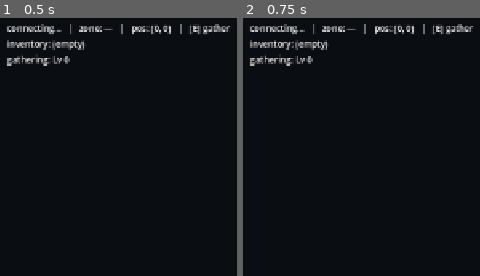
Above: before the commit, frames 1-2 (left to right).
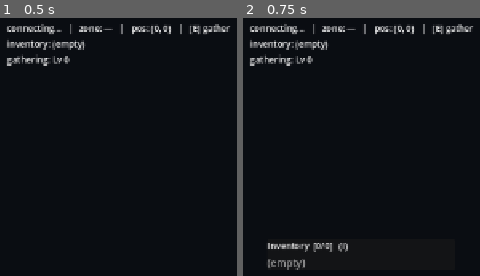
Above: after the commit, the same moments.

Repository: motagota/JESMMO
Game: Godot game, scene res://Main.tscn
Same seed, same stepped clock (60 frames per second), same inputs: the game is played once before the commit and once after it.
Inputs:
- Up to frame 1 (0.5 s): no input
- Up to frame 2 (0.75 s): tap Enter at 0.5 s; hold D from 0.53 s (still down); tap I at 0.6 s

Frame 1 is identical in both runs. In frame 2, 1.0% of the frame differs, in the area x 10-45%, y 87-98%.

Commit message:
Client: inventory panel + drag/drop storage (#8 follow-up)
#8 shipped a HUD text line and button-only deposit/withdraw; its issue also
called for a proper inventory panel and drag/drop. This adds both:

- ui/DraggableItem.gd: a drag source carrying {item_id, qty, source} with a
  drag preview.
- ui/ItemDropZone.gd: a drop target that accepts items by source (deposit vs
  withdraw) and re-emits a typed signal.
- ui/Inventory.gd: a dedicated carried-inventory slot grid with carry usage,
  toggled with the I key and auto-shown near storage; itself a drop zone so a
  stored item dragged onto it withdraws.
- ui/Storage.gd: both columns are now drag/drop zones — drag carried→Stored to
  deposit, stored→Carried to withdraw — keeping the Deposit/Withdraw buttons as
  a fallback.
- Main.gd: instantiates the inventory panel, feeds it inv.update, and wires its
  withdraw drops to store.withdraw.

Parses/imports clean on Godot 4.4.

Co-Authored-By: Claude Opus 4.8 <noreply@anthropic.com>

Diff:
--- a/client_godot/Main.gd
+++ b/client_godot/Main.gd
@@ -16,6 +16,7 @@
 var _login: Login
 var _hud: Hud
 var _storage: StoragePanel
+var _inventory: InventoryPanel
 var _build: BuildPanel
 
 var _my_id := ""
@@ -41,6 +42,10 @@
 	_storage.visible = false
 	add_child(_storage)
 
+	_inventory = InventoryPanel.new()
+	_inventory.visible = false
+	add_child(_inventory)
+
 	_build = BuildPanel.new()
 	_build.visible = false
 	add_child(_build)
@@ -56,11 +61,14 @@
 	_net.connect_to(GATEWAY_URL)
 
 func _process(_delta: float) -> void:
-	# Open the storage / build panels only while standing near their fixtures.
+	# Open the storage / build panels only while standing near their fixtures. The
+	# inventory panel is toggled with I, but is also auto-shown near storage so items
+	# can be dragged straight into it.
 	if _my_id == "":
 		return
 	var near_store := _entities.nearest_storage(_player.world_pos(), Protocol.STORAGE_RANGE) != ""
 	_storage.show_panel(near_store)
+	_inventory.set_forced_open(near_store)
 	var near_board := _entities.nearest_build_board(_player.world_pos(), Protocol.BOARD_RANGE) != ""
 	_build.show_panel(near_board)
 
@@ -97,6 +105,7 @@
 	_net.inv_update.connect(func(items, used, capacity):
 		_hud.set_inventory(items, used, capacity)
 		_storage.set_inventory(items)
+		_inventory.set_inventory(items, used, capacity)
 		_build.set_inventory(items))
 	_net.skill_update.connect(func(skill_id, xp, level): _hud.set_skill(skill_id, xp, level))
 	_net.store_update.connect(func(items): _storage.set_storage(items))
@@ -107,6 +116,7 @@
 
 	_storage.do_deposit.connect(func(item_id, qty): _net.send_store_deposit(item_id, qty))
 	_storage.do_withdraw.connect(func(item_id, qty): _net.send_store_withdraw(item_id, qty))
+	_inventory.do_withdraw.connect(func(item_id, qty): _net.send_store_withdraw(item_id, qty))
 	_build.do_contribute.connect(func(order_id, item_id, qty): _net.send_build_contribute(order_id, item_id, qty))
 
 	_login.do_login.connect(func(email, pw): _save_email(email); _net.login(email, pw))
--- /dev/null
+++ b/client_godot/ui/DraggableItem.gd
@@ -0,0 +1,32 @@
+## A single item entry that can be picked up and dragged (Godot native drag/drop).
+## Used by the inventory and storage panels: dragging one produces a payload the
+## drop zones interpret as a deposit (from inventory) or withdraw (from storage).
+## Rendered as a flat, text-like button so it reads as a label but is draggable;
+## `mouse_filter = PASS` so a *drop* over it falls through to the enclosing
+## `ItemDropZone`, while a *drag* still starts here.
+class_name DraggableItem
+extends Button
+
+var item_id: String
+var qty: int
+var source: String # "inventory" | "storage"
+
+func _init(p_item_id: String = "", p_qty: int = 0, p_source: String = "") -> void:
+	item_id = p_item_id
+	qty = p_qty
+	source = p_source
+	flat = true
+	focus_mode = Control.FOCUS_NONE
+	mouse_filter = Control.MOUSE_FILTER_PASS
+	alignment = HORIZONTAL_ALIGNMENT_LEFT
+	text = "≡ %s x%d" % [item_id, qty]
+	tooltip_text = "Drag to move"
+
+func _get_drag_data(_at_position: Vector2) -> Variant:
+	if qty <= 0:
+		return null
+	var preview := Label.new()
+	preview.text = "%s x%d" % [item_id, qty]
+	preview.add_theme_color_override("font_color", Color(1, 1, 0.8))
+	set_drag_preview(preview)
+	return {"kind": "item", "item_id": item_id, "qty": qty, "source": source}
--- /dev/null
+++ b/client_godot/ui/Inventory.gd
@@ -0,0 +1,89 @@
+## Dedicated carried-inventory panel: a slot grid of the items the player carries,
+## with the carry usage in its header. Toggled with the **I** key, and auto-shown
+## while standing near a storage point (so items can be dragged straight into the
+## storage panel). Each slot is a `DraggableItem` (source `inventory`); the panel is
+## itself an `ItemDropZone` that accepts `storage` items — dropping one withdraws it.
+class_name InventoryPanel
+extends CanvasLayer
+
+signal do_withdraw(item_id: String, qty: int)
+
+const COLS := 5
+
+var _zone: ItemDropZone
+var _grid: GridContainer
+var _title: Label
+var _items: Array = []
+var _used := 0
+var _capacity := 0
+
+var _pinned := false      # toggled by the I key
+var _forced := false      # forced open while near storage
+
+func _ready() -> void:
+	layer = 8
+	_zone = ItemDropZone.new("storage")
+	_zone.custom_minimum_size = Vector2(300, 0)
+	_zone.position = Vector2(40, 360)
+	_zone.item_dropped.connect(func(item_id, qty): do_withdraw.emit(item_id, qty))
+	add_child(_zone)
+
+	var col := VBoxContainer.new()
+	col.add_theme_constant_override("separation", 6)
+	_zone.add_child(col)
+
+	_title = Label.new()
+	_title.add_theme_font_size_override("font_size", 14)
+	col.add_child(_title)
+
+	_grid = GridContainer.new()
+	_grid.columns = COLS
+	_grid.add_theme_constant_override("h_separation", 6)
+	_grid.add_theme_constant_override("v_separation", 6)
+	col.add_child(_grid)
+	_rebuild()
+
+func set_inventory(items: Array, used: int, capacity: int) -> void:
+	_items = items
+	_used = used
+	_capacity = capacity
+	_rebuild()
+
+## Force the panel visible (e.g. while near storage), independent of the I toggle.
+func set_forced_open(v: bool) -> void:
+	if _forced != v:
+		_forced = v
+		_apply_visibility()
+
+func _unhandled_key_input(event: InputEvent) -> void:
+	if event is InputEventKey and event.pressed and not event.echo and event.keycode == KEY_I:
+		_pinned = not _pinned
+		_apply_visibility()
+		get_viewport().set_input_as_handled()
+
+func _apply_visibility() -> void:
+	visible = _pinned or _forced
+
+func _rebuild() -> void:
+	if not _grid:
+		return
+	_title.text = "Inventory  [%d/%d]   (I)" % [_used, _capacity]
+	for c in _grid.get_children():
+		c.queue_free()
+	if _items.is_empty():
+		var empty := Label.new()
+		empty.text = "(empty)"
+		empty.modulate = Color(0.6, 0.6, 0.6)
+		_grid.add_child(empty)
+		return
+	for it_v in _items:
+		var it: Dictionary = it_v
+		var item_id := String(it.get("item_id", "?"))
+		var qty := int(it.get("qty", 0))
+		var slot := PanelContainer.new()
+		slot.custom_minimum_size = Vector2(54, 54)
+		var di := DraggableItem.new(item_id, qty, "inventory")
+		di.text = "%s\nx%d" % [item_id, qty]
+		di.autowrap_mode = TextServer.AUTOWRAP_WORD_SMART
+		slot.add_child(di)
+		_grid.add_child(slot)
--- /dev/null
+++ b/client_godot/ui/ItemDropZone.gd
@@ -0,0 +1,24 @@
+## A drop target for `DraggableItem`s. Accepts only items whose `source` matches
+## `accept_source` (so a storage column accepts inventory items = deposit, and an
+## inventory area accepts storage items = withdraw), and re-emits the drop as a
+## typed signal the panel wires to `do_deposit` / `do_withdraw`.
+class_name ItemDropZone
+extends PanelContainer
+
+signal item_dropped(item_id: String, qty: int)
+
+## The `DraggableItem.source` this zone accepts (the *other* container's items).
+var accept_source := ""
+
+func _init(p_accept_source: String = "") -> void:
+	accept_source = p_accept_source
+	mouse_filter = Control.MOUSE_FILTER_STOP
+
+func _can_drop_data(_at_position: Vector2, data: Variant) -> bool:
+	return data is Dictionary \
+		and data.get("kind", "") == "item" \
+		and String(data.get("source", "")) == accept_source \
+		and int(data.get("qty", 0)) > 0
+
+func _drop_data(_at_position: Vector2, data: Variant) -> void:
+	item_dropped.emit(String(data.get("item_id", "")), int(data.get("qty", 0)))
--- a/client_godot/ui/Storage.gd
+++ b/client_godot/ui/Storage.gd
@@ -1,8 +1,10 @@
-## Storage panel: shown while the player stands near a storage point. Lists carried
-## items (with a Deposit button each) and stored items (with a Withdraw button).
-## Built in code; `Main` toggles visibility by proximity and feeds it the latest
-## inventory + storage. Deposit/withdraw move the whole stack of that item; the
-## server bounds the amount (carry capacity for withdraw).
+## Storage panel: shown while the player stands near a storage point. Two columns —
+## Carried and Stored — each a drag/drop zone: drag a carried item onto the Stored
+## column (or drop it there) to **deposit**, and a stored item onto the Carried
+## column to **withdraw**. Each row also keeps a Deposit/Withdraw button as a
+## click fallback. Built in code; `Main` toggles visibility by proximity and feeds
+## it the latest inventory + storage. Moves are whole-stack; the server bounds the
+## amount (carry capacity for withdraw).
 class_name StoragePanel
 extends CanvasLayer
 
@@ -25,19 +27,29 @@
 	cols.add_theme_constant_override("separation", 24)
 	panel.add_child(cols)
 
-	_carry_box = _column(cols, "Carried  →  Deposit")
-	_store_box = _column(cols, "Stored  →  Withdraw")
+	# Carried column accepts dropped *storage* items (= withdraw); Stored column
+	# accepts dropped *inventory* items (= deposit).
+	_carry_box = _column(cols, "Carried  →  Deposit", "storage", do_withdraw)
+	_store_box = _column(cols, "Stored  →  Withdraw", "inventory", do_deposit)
 	_rebuild()
 
-func _column(parent: Control, title: String) -> VBoxContainer:
+## Build a titled column that is also an `ItemDropZone`; returns the inner row box.
+func _column(parent: Control, title: String, accept_source: String, drop_sig: Signal) -> VBoxContainer:
+	var zone := ItemDropZone.new(accept_source)
+	zone.custom_minimum_size = Vector2(190, 0)
+	zone.item_dropped.connect(func(item_id, qty): drop_sig.emit(item_id, qty))
+	parent.add_child(zone)
+
 	var col := VBoxContainer.new()
-	col.custom_minimum_size = Vector2(190, 0)
+	zone.add_child(col)
 	var head := Label.new()
 	head.text = title
 	head.add_theme_font_size_override("font_size", 14)
 	col.add_child(head)
-	parent.add_child(col)
-	return col
+
+	var rows := VBoxContainer.new()
+	col.add_child(rows)
+	return rows
 
 func set_inventory(items: Array) -> void:
 	_inventory = items
@@ -47,19 +59,18 @@
 	_storage = items
 	_rebuild()
 
-func show_panel(show: bool) -> void:
-	visible = show
+func show_panel(p_show: bool) -> void:
+	visible = p_show
 
 func _rebuild() -> void:
 	if not _carry_box:
 		return
-	_fill(_carry_box, _inventory, "Deposit", do_deposit)
-	_fill(_store_box, _storage, "Withdraw", do_withdraw)
+	_fill(_carry_box, _inventory, "Deposit", "inventory", do_deposit)
+	_fill(_store_box, _storage, "Withdraw", "storage", do_withdraw)
 
-func _fill(box: VBoxContainer, items: Array, verb: String, sig: Signal) -> void:
-	# Clear previous rows (keep the header at index 0).
-	for i in range(box.get_child_count() - 1, 0, -1):
-		box.get_child(i).queue_free()
+func _fill(box: VBoxContainer, items: Array, verb: String, source: String, sig: Signal) -> void:
+	for c in box.get_children():
+		c.queue_free()
 	if items.is_empty():
 		var empty := Label.new()
 		empty.text = "(empty)"
@@ -71,10 +82,9 @@
 		var item_id := String(it.get("item_id", "?"))
 		var qty := int(it.get("qty", 0))
 		var row := HBoxContainer.new()
-		var lbl := Label.new()
-		lbl.text = "%s x%d" % [item_id, qty]
-		lbl.custom_minimum_size = Vector2(110, 0)
-		row.add_child(lbl)
+		var di := DraggableItem.new(item_id, qty, source)
+		di.custom_minimum_size = Vector2(120, 0)
+		row.add_child(di)
 		var btn := Button.new()
 		btn.text = verb
 		btn.pressed.connect(func(): sig.emit(item_id, qty))
Not shown, added: client_godot/ui/DraggableItem.gd.uid
Not shown, added: client_godot/ui/Inventory.gd.uid
Not shown, added: client_godot/ui/ItemDropZone.gd.uid
